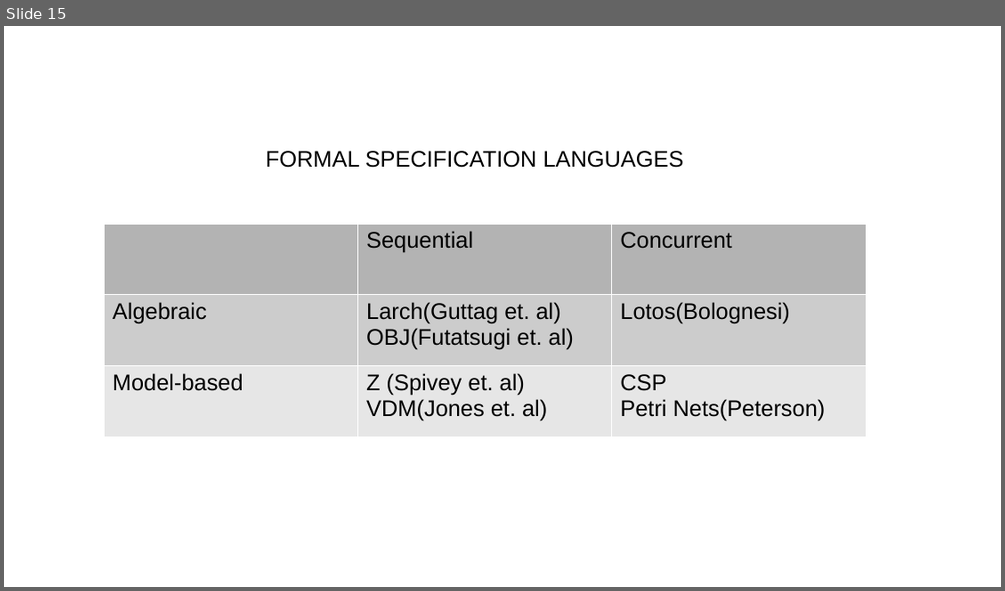
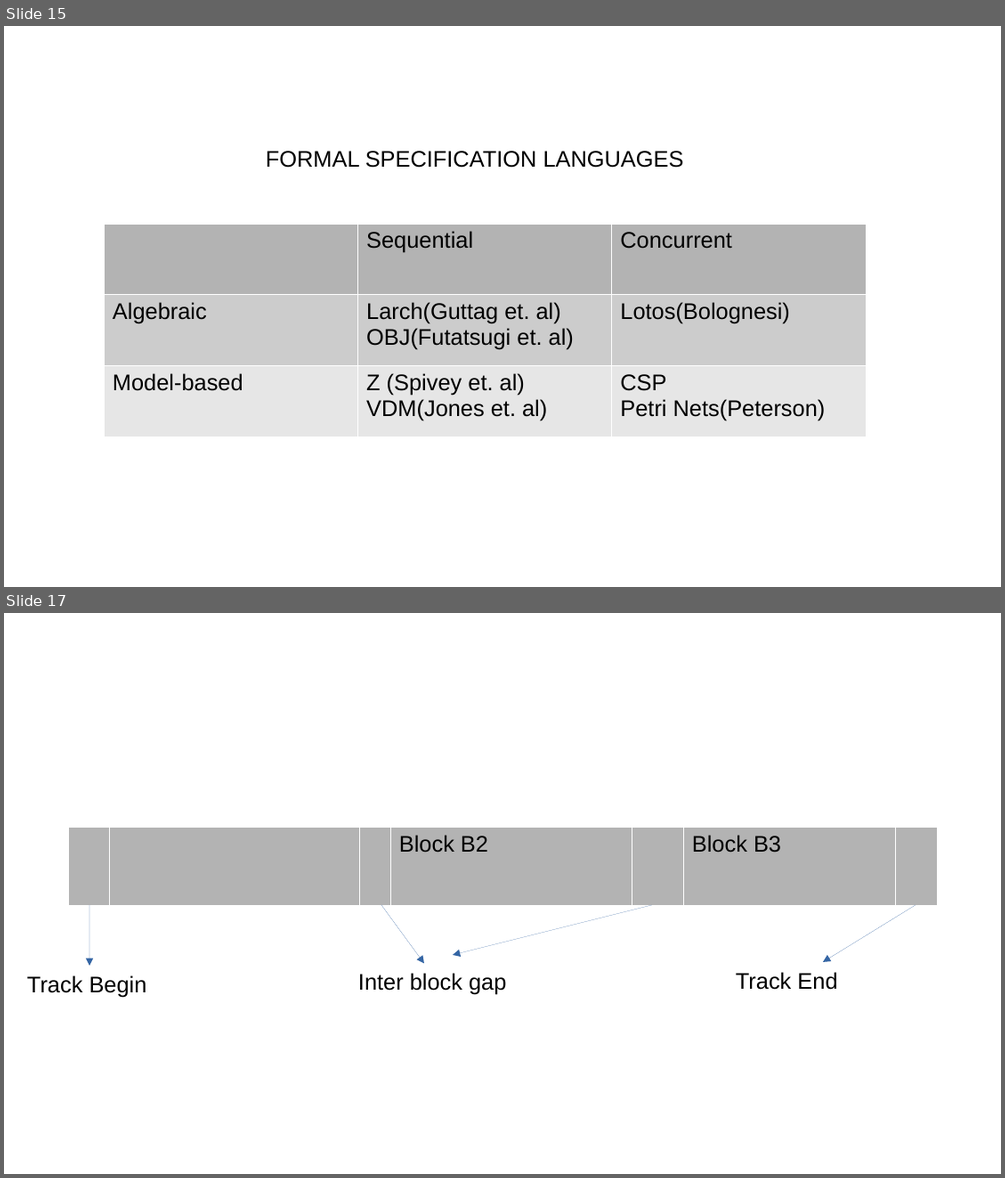
Before and after one commit to rajkumarananthu/workspace, a slide deck: GATE/images/gate_images.pptx. Shown one above the other, each under a label of ours: slide 15 before the commit, slides 15 and 17 after it; the slides between them are not shown. The pictures are 1005x591 and 1005x1178 pixels, drawn with LibreOffice and Linux fonts; fonts in the diff are those of the drawing. Boxes give left, top, right and bottom in pixels: in the first picture for what was removed or moved away, otherwise in the second. Text is boxed around its words. In the diff, an @@ line names an element or a change of style, - is before the commit and + after.

```diff
--- a/GATE/images/gate_images.pptx
+++ b/GATE/images/gate_images.pptx
@@ slide 17 added at <box>4,613,1001,1174</box>, background #FFFFFF @@
@@ table added at <box>68,827,937,905</box>, 1 rows, 7 columns @@
+ |  |  | Block B2 |  | Block B3 | 
@@ arrow added from (89, 905) to (89, 965), #3465A4 0.75 pt @@
@@ arrow added from (381, 905) to (425, 963), #3465A4 0.75 pt @@
@@ arrow added from (653, 905) to (453, 955), #3465A4 0.75 pt @@
@@ arrow added from (915, 905) to (824, 962), #3465A4 0.75 pt @@
@@ text added at <box>27,975,147,997</box>, 18 pt, text #000000 @@
+Track Begin
@@ text added at <box>358,973,506,995</box>, 18 pt, text #000000 @@
+Inter block gap
@@ text added at <box>736,972,837,989</box>, 18 pt, text #000000 @@
+Track End
```
Also in this commit, not shown: 6 slides changed, 3 other slides added, 3 other files.
